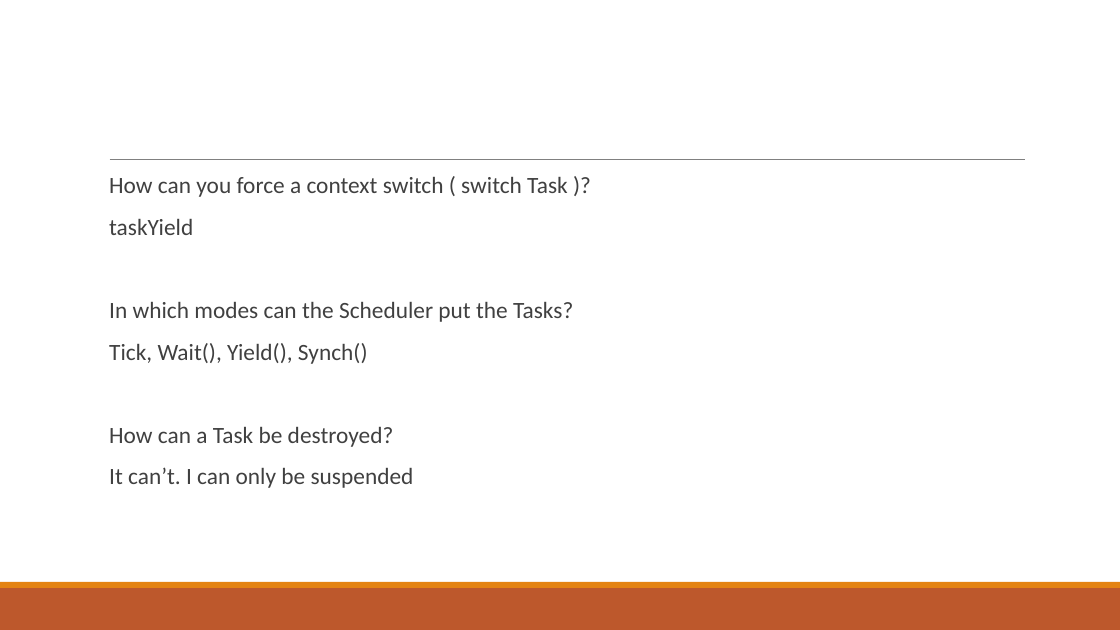
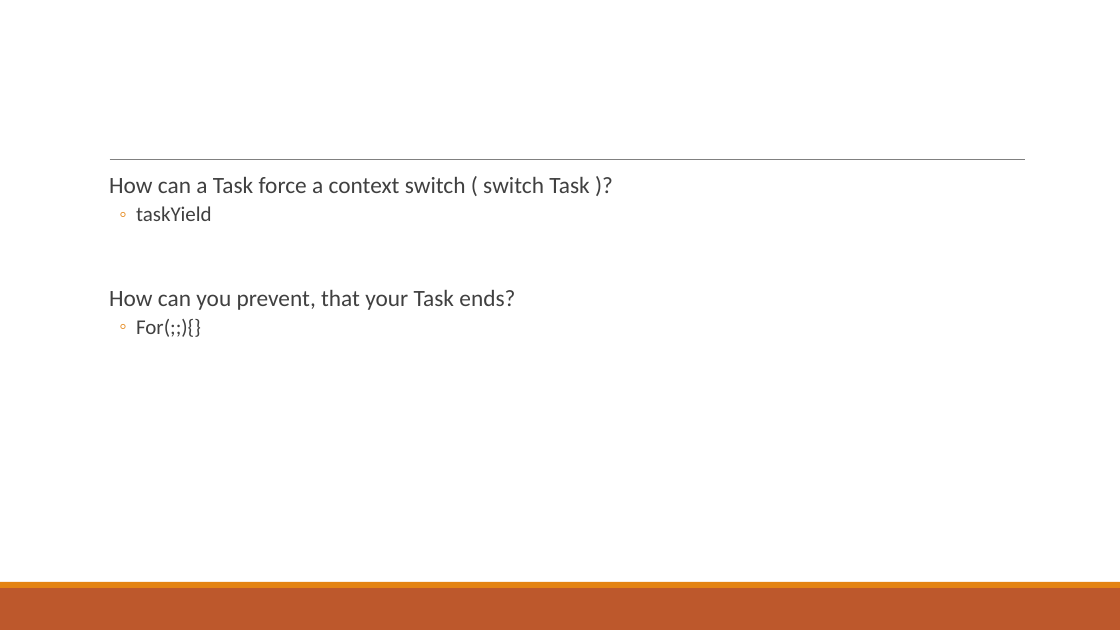
Before and after one commit to tfineich/INTRO_Projekt, a slide deck: slide 17 of Recap_SW5_Ineichen_Stecher.pptx (slide 19 before the commit). Drawn at 1120x630 pixels with LibreOffice and Linux fonts; fonts in the diff are those of the drawing. Boxes give left, top, right and bottom in pixels: in the first picture for what was removed or moved away, otherwise in the second. Text is boxed around its words. In the diff, an @@ line names an element or a change of style, - is before the commit and + after.

```diff
--- a/Recap_SW5_Ineichen_Stecher.pptx
+++ b/Recap_SW5_Ineichen_Stecher.pptx
@@ text at <box>109,177,590,193</box>: text changed @@
-  How can you force a context switch ( switch Task )?
+  How can a Task force a context switch ( switch Task )?
@@ text at <box>136,206,212,221</box>: size 20 to 18 pt in "taskYield"; bullet   to ◦; list level 1 to 2 in "taskYield" @@
@@ text at <box>109,290,515,337</box>: text changed @@
-  In which modes can the Scheduler put the Tasks?
-  Tick, Wait(), Yield(), Synch()
-  How can a Task be destroyed?
-  It can’t. I can only be suspended
+  How can you prevent, that your Task ends?
+  ◦ For(;;){}
```
Also in this commit, not shown: 7 other slides changed, 2 slides removed.
